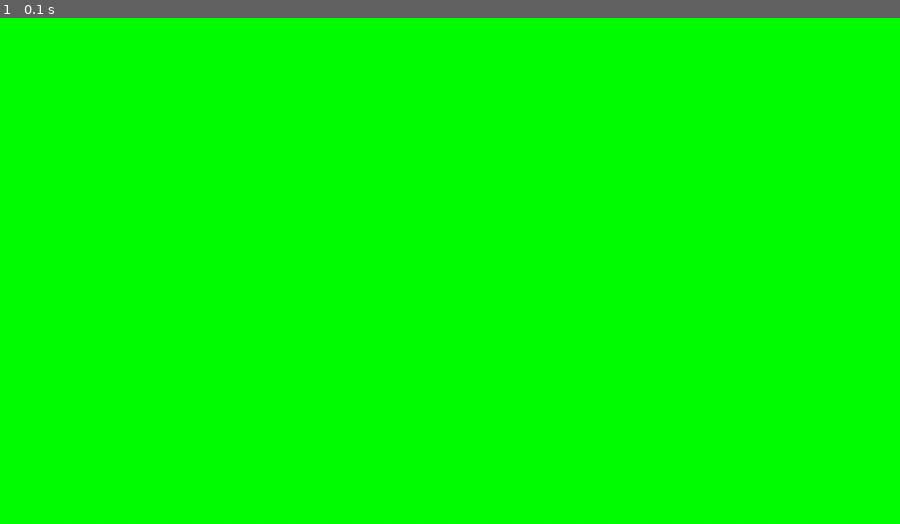
Above: before the commit, frame 1.
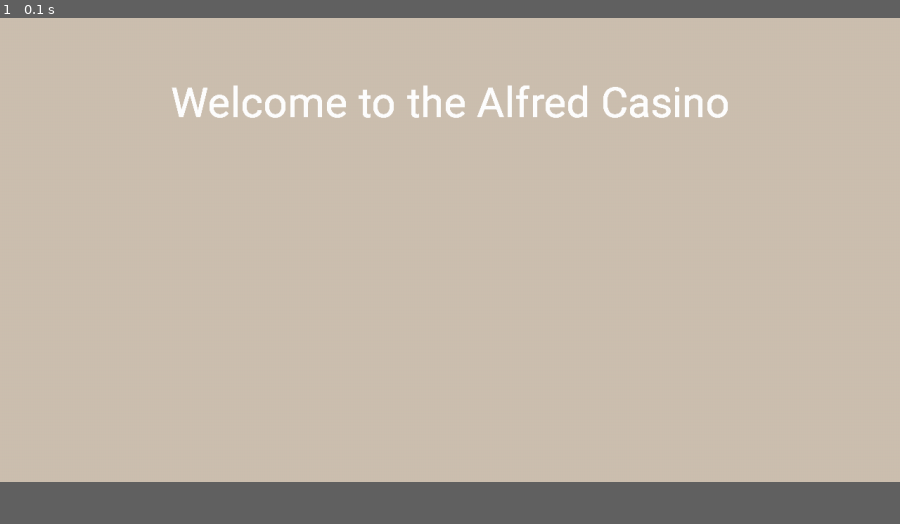
Above: after the commit, the same moment.

Repository: cayloob/Software-Development-Tools-Casino-Game
Game: pygame game, started from main.py
The game is run twice, just before and just after one commit, with the same random seed, the same clock (stepped at 60 frames per second) and the same inputs.
Inputs:
- Up to frame 1 (0.1 s): no input
The window is 900x506 before the commit and 900x464 after it. Grey fills any space a smaller window leaves; there, only what the larger window draws over its background counts as a difference.

The runs differ from the first frame. In frame 1, 92% of the frame differs, in the area x 0-100%, y 0-92%.

Commit message:
updated main.py (not important yet just messing with pygame)

Diff:
--- a/main.py
+++ b/main.py
@@ -2,23 +2,34 @@
 
 pygame.init()
 
-screen = pygame.display.set_mode((1280,720))
+'''AU_logo = pygame.image.load("AU_logo.png")
+logo_rect = AU_logo.get_rect()'''
 
-clock= pygame.time.Clock()
 
-while True:
-    # reads user input
+screen_width, screen_height = pygame.display.get_desktop_sizes()[0]
+screen = pygame.display.set_mode((screen_width, screen_height - 60))
+
+screen.fill("antiquewhite3")
+
+font = pygame.font.SysFont('roboto', 60)
+
+pygame.display.set_caption('The Alfred Casino')
+
+running = True
+clock = pygame.time.Clock()
+
+
+while running:
     for event in pygame.event.get():
         if event.type == pygame.QUIT:
-            pygame.quit()
-            raise SystemExit
+            running = False
 
-    #logic updates (to do later)
+    text = font.render("Welcome to the Alfred Casino", True, "white")
+    textrect = text.get_rect()
+    textrect.center = (screen_width/2, screen_height/6)
 
+    screen.blit(text, textrect)
+    pygame.display.flip()  # refresh screen display
+    #clock.tick(60) # wait until next frame (runs 60FPS)
 
-    screen.fill("green")
-
-    #Graphics render (to do)
-
-    pygame.display.flip() # refresh screen display
-    clock.tick(60) # wait until next frame (runs 60FPS)
+pygame.quit()
